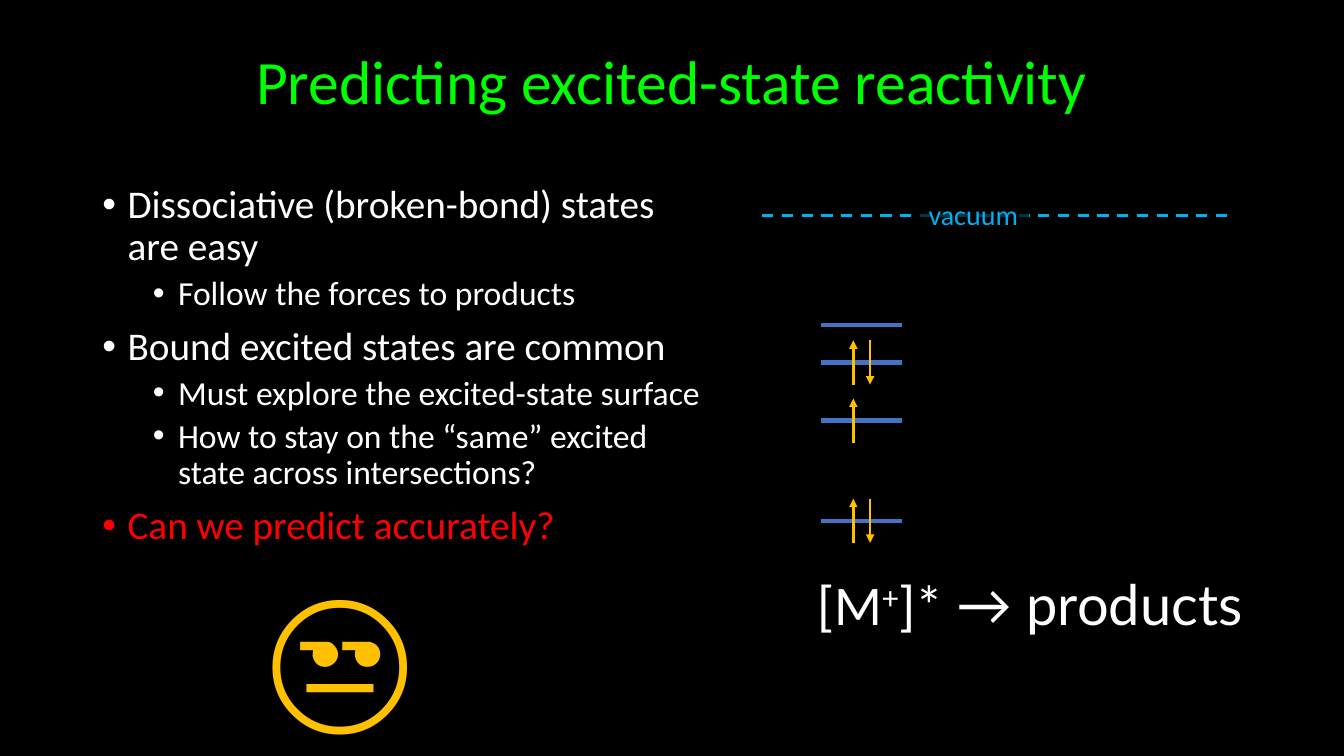
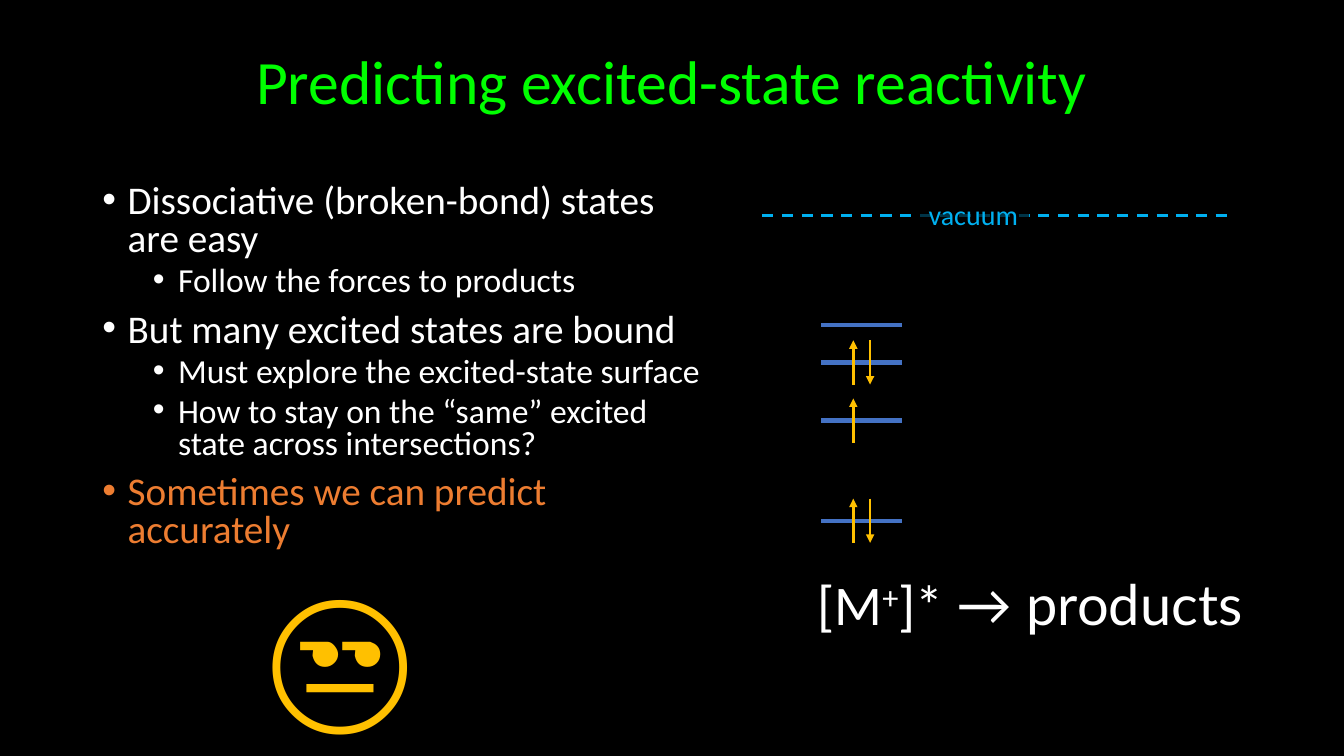
Before and after one commit to kkinist/ACS_Boston_2018, a slide deck: slide 19 of ACS_Boston_2018_Irikura.pptx. Drawn at 1344x756 pixels with LibreOffice and Linux fonts; fonts in the diff are those of the drawing. Boxes give left, top, right and bottom in pixels: in the first picture for what was removed or moved away, otherwise in the second. Text is boxed around its words. In the diff, an @@ line names an element or a change of style, - is before the commit and + after.

```diff
--- a/ACS_Boston_2018_Irikura.pptx
+++ b/ACS_Boston_2018_Irikura.pptx
@@ text at box(128, 185, 700, 456): line spacing 0.9 to 0.8 @@
@@ text at box(128, 315, 675, 350): text changed @@
-• Bound excited states are common
+• But many excited states are bound
@@ text at box(128, 477, 546, 550): text changed; text colour #FF0000 to #ED7D31 @@
-• Can we predict accurately?
+• Sometimes we can predict accurately
```
Also in this commit, not shown: 11 other slides changed, 1 other file.
